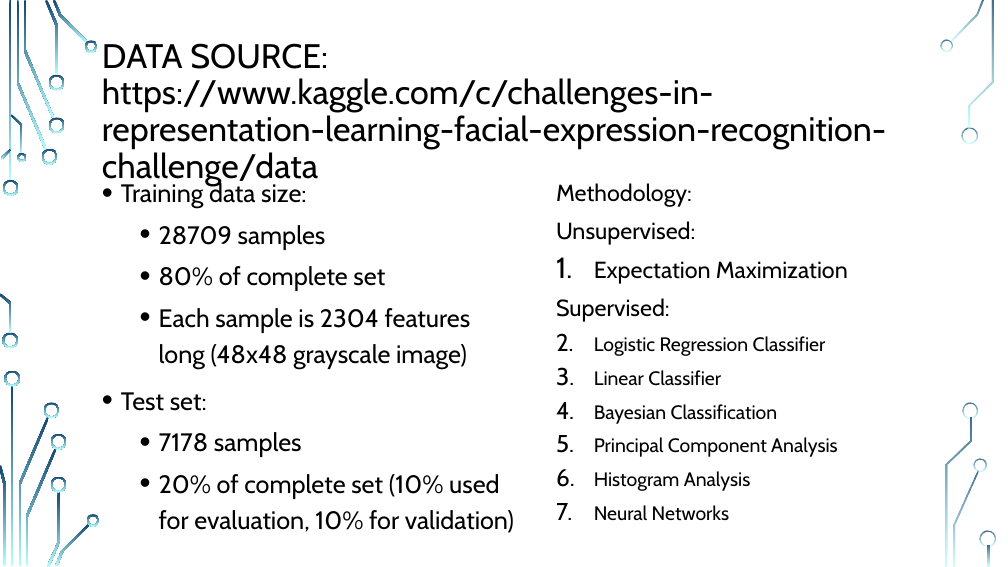
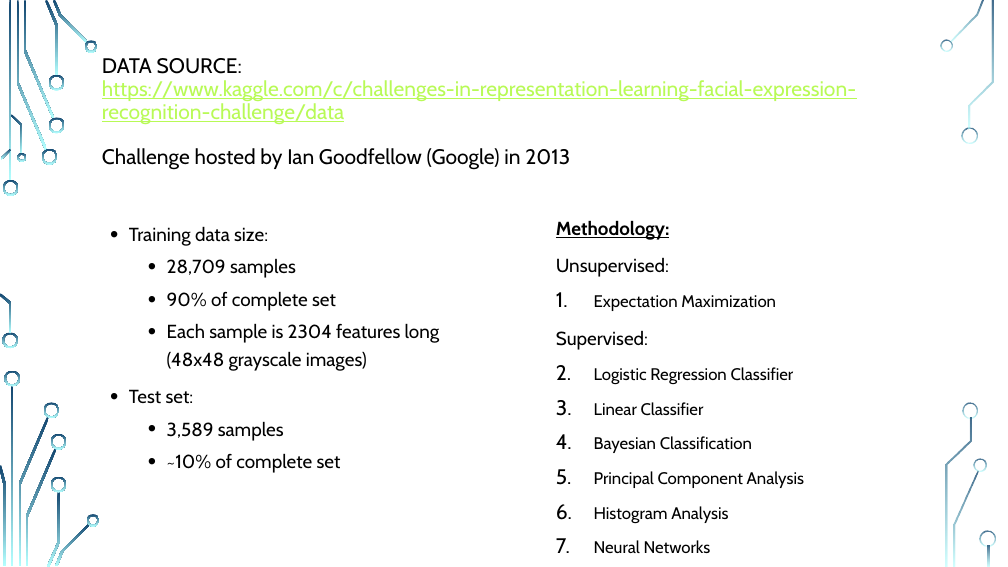
Before and after one commit to MR-KHILADI/Facial-Expression-Recognition, a slide deck: slide 2 of Final Project Draft.pptx. Drawn at 1008x567 pixels with LibreOffice and Linux fonts; fonts in the diff are those of the drawing; background and template pictures are left out. Boxes give left, top, right and bottom in pixels: in the first picture for what was removed or moved away, otherwise in the second. Text is boxed around its words. In the diff, an @@ line names an element or a change of style, - is before the commit and + after.

```diff
--- a/Final Project Draft.pptx
+++ b/Final Project Draft.pptx
@@ title at [102,58,856,170]: text changed; size 32.4 to 20 pt; text colour #000000 to #B8FA56 @@
-DATA SOURCE:
-https://www.kaggle.com/c/challenges-in-representation-learning-facial-expression-recognition-challenge/data
+DATA SOURCE:
+https://www.kaggle.com/c/challenges-in-representation-learning-facial-expression-recognition-challenge/data
+Challenge hosted by Ian Goodfellow (Google) in 2013
@@ text "Methodology:": place and size @@
-text "Methodology:" at [556,183,848,521]
+text "Methodology:" at [556,220,804,554]
@@ text "Methodology:" at [556,220,804,554]: size 22.2 to 18 pt in "Methodology:", "Unsupervised:", "Supervised:"; bold on, underline on in "Methodology:"; size 22.2 to 16 pt in "Expectation Maximization"; size 18.5 to 16 pt in "Logistic Regression Classifier", "Linear Classifier", "Bayesian Classification", "Principal Component Analysis" and 2 more places; line spacing 1 to 1.2 @@
@@ text "Training data size:": place and size @@
-text "Training data size:" at [121,181,514,533]
+text "Training data size:" at [129,226,440,473]
@@ text at [129,226,268,404]: size 24 to 18 pt in "Training data size:", "Test set:" @@
@@ text at [167,259,440,371]: text changed; size 24 to 18 pt @@
-  • 28709 samples
-  • 80% of complete set
-  • Each sample is 2304 features long (48x48 grayscale image)
+  • 28,709 samples
+  • 90% of complete set
+  • Each sample is 2304 features long (48x48 grayscale images)
@@ text at [167,421,341,473]: text changed; size 24 to 18 pt @@
-  • 7178 samples
-  • 20% of complete set (10% used for evaluation, 10% for validation)
+  • 3,589 samples
+  • ~10% of complete set
```
